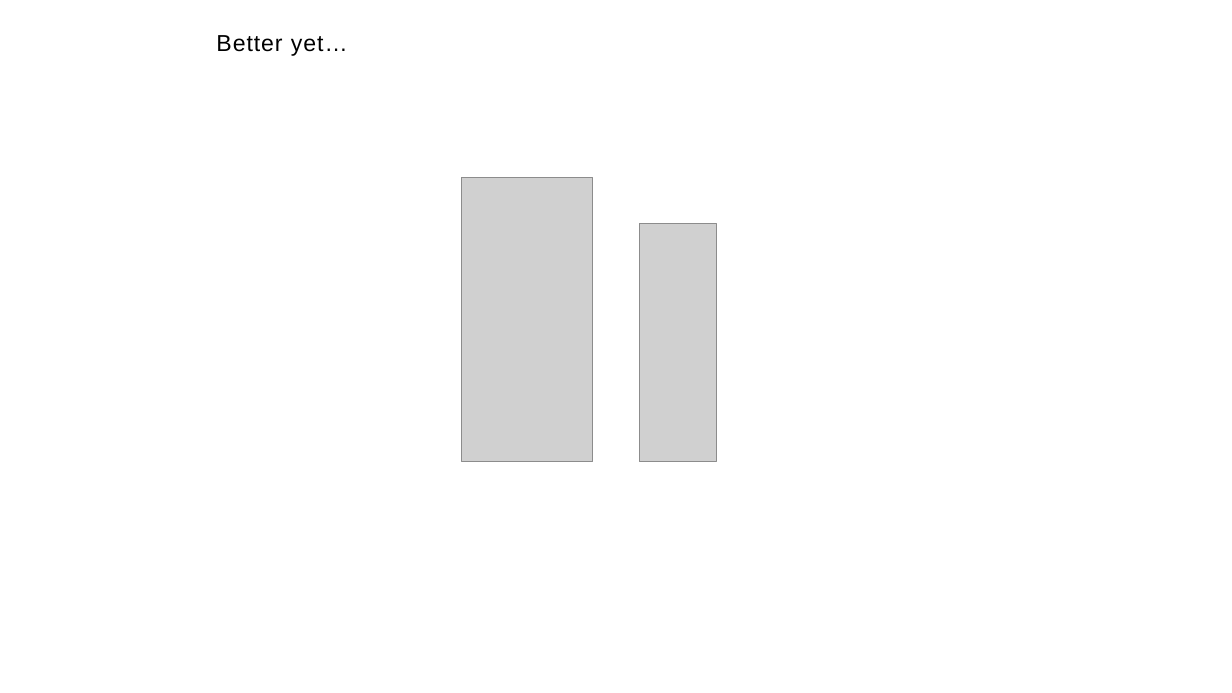
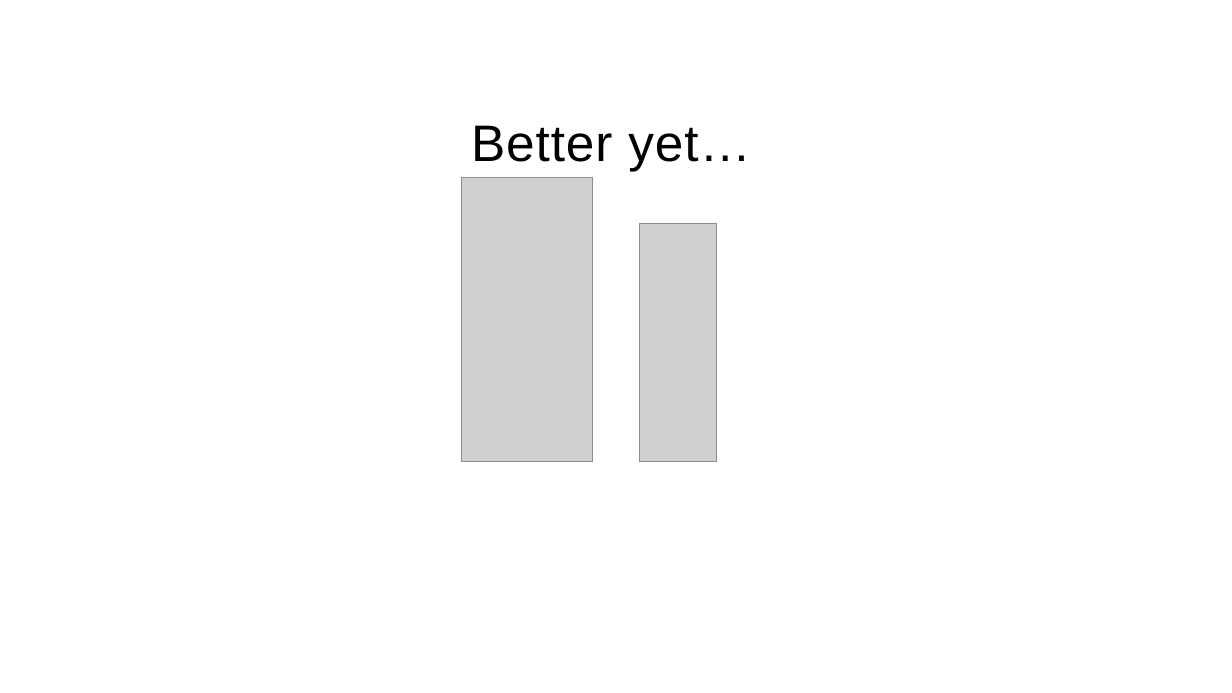
Before and after one commit to WSU-DataScience/WiCS_workshop, a slide deck: slide 32 of Visualization Notes/1 - Principles of data visualization.pptx. Drawn at 1232x693 pixels with LibreOffice and Linux fonts; fonts in the diff are those of the drawing; grey boxes stand for pictures. Boxes give left, top, right and bottom in pixels: in the first picture for what was removed or moved away, otherwise in the second. Text is boxed around its words. In the diff, an @@ line names an element or a change of style, - is before the commit and + after.

```diff
--- a/Visualization Notes/1 - Principles of data visualization.pptx
+++ b/Visualization Notes/1 - Principles of data visualization.pptx
@@ text "Better yet…": place and size @@
-text "Better yet…" at (216, 35, 348, 56)
+text "Better yet…" at (471, 125, 750, 171)
@@ text "Better yet…" at (471, 125, 750, 171): size 18 to 40 pt @@
```
Also in this commit, not shown: 6 other slides changed, 3 slides added, 2 slides removed, 4 other files.
